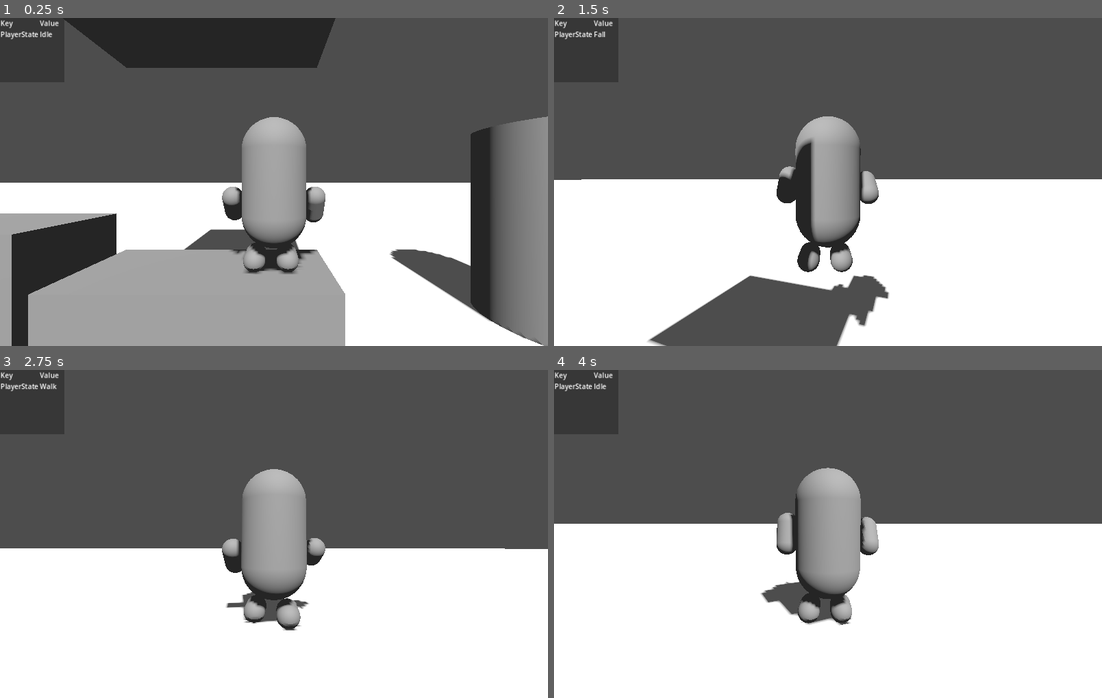
Above: before the commit, frames 1-4 (two rows, left to right).
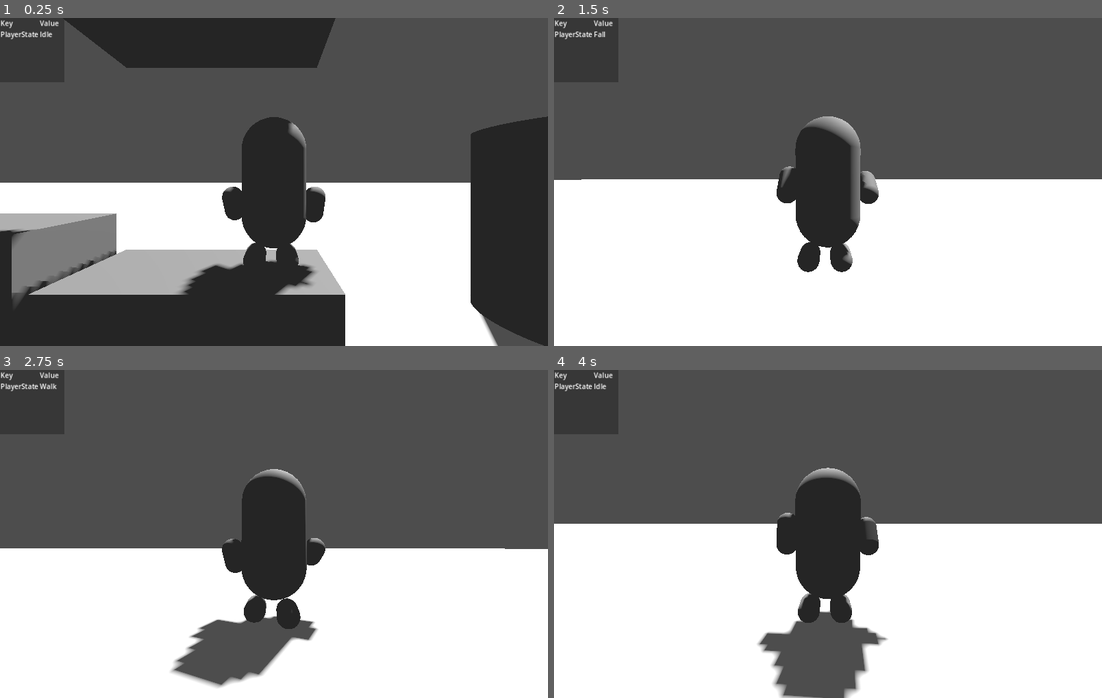
Above: after the commit, the same moments.

Repository: ee0pdt/godot-tps-test
Game: Godot game, scene res://main.tscn
Two runs of this game, one before a commit and one after it. Both use one fixed random seed, a clock stepped at 60 frames per second and the inputs below.
Inputs (mouse positions are in pixels of both pictures, inside the frame that each line leads up to):
- Up to frame 1 (0.25 s): no input
- Up to frame 2 (1.5 s): move the mouse to (855, 182) at 0.52 s; hold Up (forward) from 0.53 s (still down); tap Space (jump) at 0.77 s; move the mouse to (800, 182) at 1.27 s
- Up to frame 3 (2.75 s): keep holding Up (forward); tap Space (jump) at 1.52 s; move the mouse to (284, 527) at 2.02 s
- Up to frame 4 (4 s): keep holding Up (forward); move the mouse to (822, 540) at 2.77 s; tap Space (jump) at 3.02, 3.77 s; move the mouse to (866, 537) at 3.52 s

The runs differ from the first frame. In frame 1, 29% of the frame differs, in the area x 0-100%, y 30-100%; in frame 2, 9.9%; in frame 3, 8.3%; in frame 4, 9.3%.

Commit message:
WIP adding enemy

Diff:
--- a/main.tscn
+++ b/main.tscn
@@ -18,6 +18,22 @@
 [sub_resource type="ConcavePolygonShape3D" id="ConcavePolygonShape3D_n2c53"]
 data = PackedVector3Array(0, 1, 0.5, 0.049, 1, 0.4976, 0, 0.6, 0.5, 0.049, 1, 0.4976, 0.049, 0.6, 0.4976, 0, 0.6, 0.5,  …(47102 unchanged characters)…
 
+[sub_resource type="CapsuleShape3D" id="CapsuleShape3D_btq7q"]
+radius = 0.356021
+height = 1.5164
+
+[sub_resource type="StandardMaterial3D" id="StandardMaterial3D_k6sn4"]
+albedo_color = Color(1, 0.295121, 0.205388, 1)
+
+[sub_resource type="CapsuleMesh" id="CapsuleMesh_8t8l8"]
+material = SubResource("StandardMaterial3D_k6sn4")
+radius = 0.35
+height = 1.5
+
+[sub_resource type="CapsuleMesh" id="CapsuleMesh_424v6"]
+radius = 0.2
+height = 0.5
+
 [node name="Node3D" type="Node3D"]
 
 [node name="Ground" type="MeshInstance3D" parent="."]
@@ -35,7 +51,7 @@
 environment = SubResource("Environment_f0shl")
 
 [node name="DirectionalLight3D" type="DirectionalLight3D" parent="."]
-transform = Transform3D(1, 0, 0, 0, 0.693377, 0.720575, 0, -0.720575, 0.693377, 0, 3.10983, 0)
+transform = Transform3D(-0.831974, -0.462021, 0.307175, -3.42318e-09, 0.553654, 0.832747, -0.554815, 0.692824, -0.460625, -1.10664, 3.06056, 0)
 shadow_enabled = true
 
 [node name="MeshInstance3D2" type="MeshInstance3D" parent="."]
@@ -92,3 +108,19 @@
 transform = Transform3D(-4.37114e-08, 1, 0, -1, -4.37114e-08, 0, 0, 0, 1, -15.6735, 1.25969, 0)
 use_collision = true
 radius = 0.225207
+
+[node name="Enemy" type="CharacterBody3D" parent="."]
+transform = Transform3D(1, 0, 0, 0, 1, 0, 0, 0, 1, -13.9864, 2.2492, 0.0524206)
+
+[node name="CollisionShape3D" type="CollisionShape3D" parent="Enemy"]
+shape = SubResource("CapsuleShape3D_btq7q")
+
+[node name="Mesh" type="Node3D" parent="Enemy"]
+
+[node name="Body" type="MeshInstance3D" parent="Enemy/Mesh"]
+mesh = SubResource("CapsuleMesh_8t8l8")
+skeleton = NodePath("../..")
+
+[node name="Eyes" type="MeshInstance3D" parent="Enemy/Mesh/Body"]
+transform = Transform3D(-4.37114e-08, -1, 0, 1, -4.37114e-08, 0, 0, 0, 1, 0, 0.297836, -0.311791)
+mesh = SubResource("CapsuleMesh_424v6")
Not shown: 1 places in main.tscn that only renumber resources
